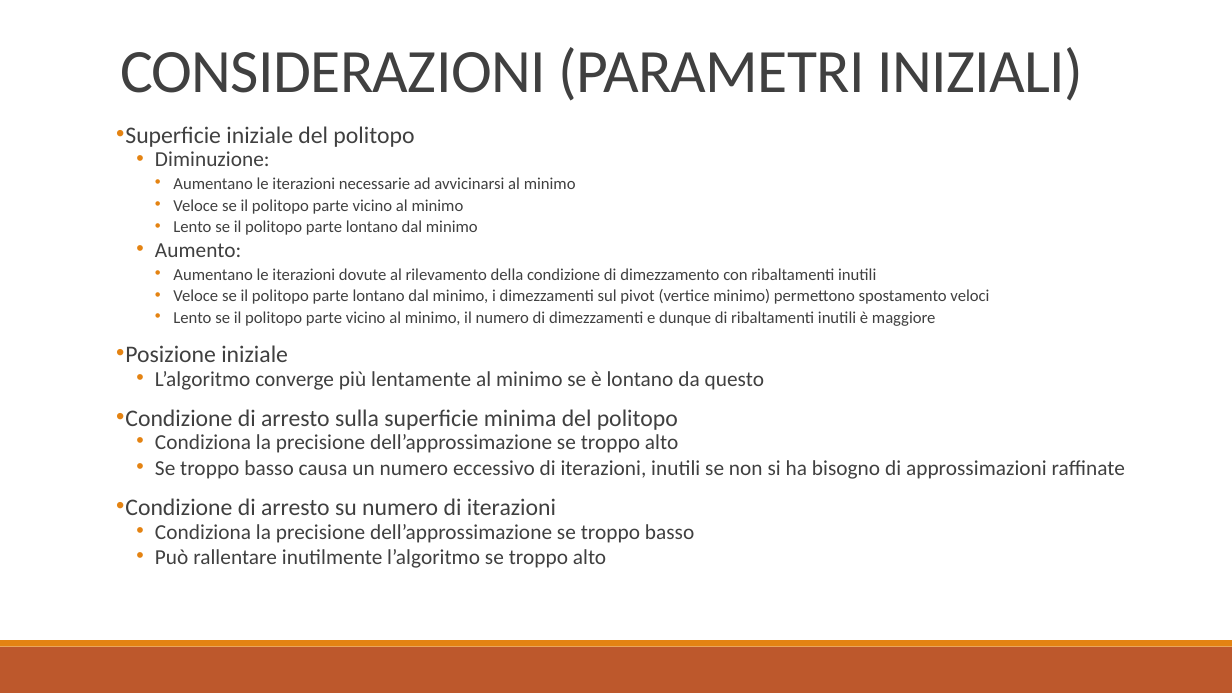
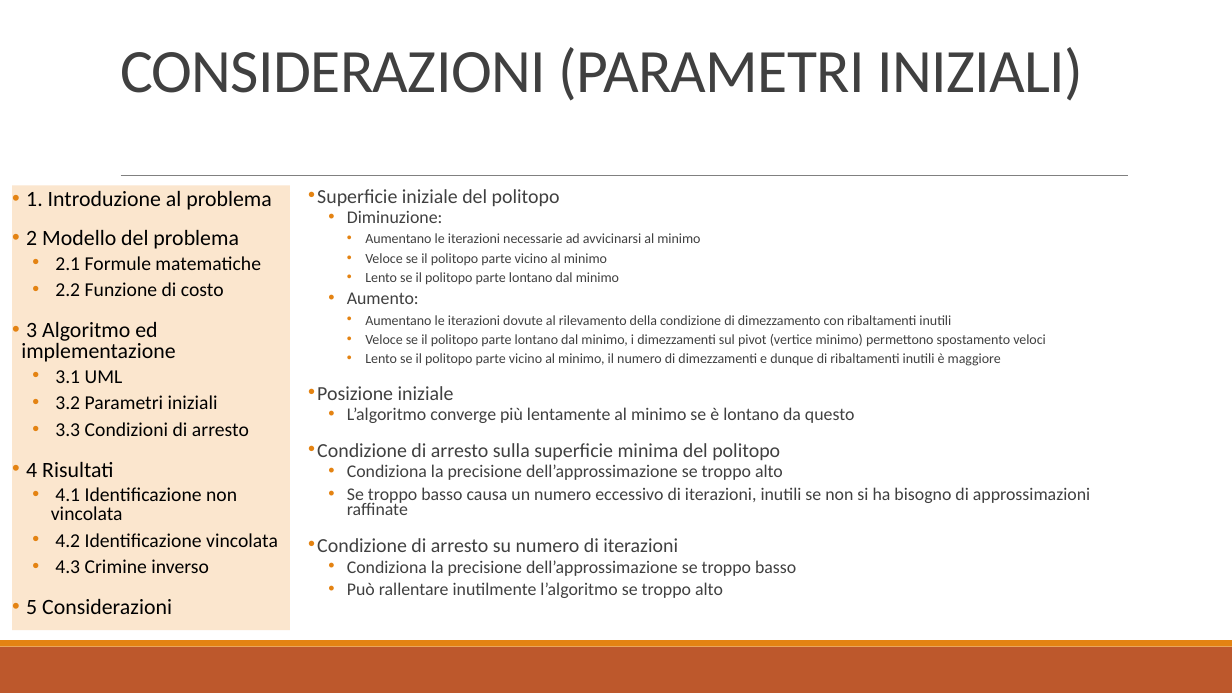
Before and after one commit to baldimario/Simplex, a slide deck: slide 11 of IDENTICAZIONE SISTEMA DI CARICHE PUNTIFORMI DA MISURE DI.pptx. Drawn at 1232x693 pixels with LibreOffice and Linux fonts; fonts in the diff are those of the drawing. Boxes give left, top, right and bottom in pixels: in the first picture for what was removed or moved away, otherwise in the second. Text is boxed around its words. In the diff, an @@ line names an element or a change of style, - is before the commit and + after.

```diff
--- a/IDENTICAZIONE SISTEMA DI CARICHE PUNTIFORMI DA MISURE DI.pptx
+++ b/IDENTICAZIONE SISTEMA DI CARICHE PUNTIFORMI DA MISURE DI.pptx
@@ rectangle removed at box(78, 156, 1169, 212) @@
@@ line added from (121, 176) to (1128, 176), #808080 0.5 pt @@
@@ rectangle added at box(12, 186, 290, 630), fill #FBE6CE, 15.3 pt, text #000000 @@
+• 1. Introduzione al problema
+• 2 Modello del problema
+  • 2.1 Formule matematiche
+  • 2.2 Funzione di costo
+• 3 Algoritmo ed implementazione
+  • 3.1 UML
+  • 3.2 Parametri iniziali
+  • 3.3 Condizioni di arresto
+• 4 Risultati
+  • 4.1 Identificazione non vincolata
+  • 4.2 Identificazione vincolata
+  • 4.3 Crimine inverso
+• 5 Considerazioni
@@ text "Superficie iniziale del politopo": place and size @@
-text "Superficie iniziale del politopo" at box(125, 126, 1125, 568)
+text "Superficie iniziale del politopo" at box(317, 189, 1090, 598)
@@ text "Superficie iniziale del politopo" at box(317, 189, 1090, 598): size 18.5 to 15.5 pt in "Superficie iniziale del politopo", "Posizione iniziale", "Condizione di arresto sulla superficie minima del ...", "Condizione di arresto su numero di iterazioni"; size 16.6 to 13.9 pt in "Diminuzione:", "Aumento:", "L’algoritmo converge più lentamente al minimo se ...", "Condiziona la precisione dell’approssimazione se troppo alto" and 3 more places; size 12.9 to 10.8 pt in "Aumentano le iterazioni necessarie ad avvicinarsi al ...", "Veloce se il politopo parte vicino al ...", "Lento se il politopo parte lontano dal ...", "Aumentano le iterazioni dovute al rilevamento della ..." and 2 more places @@
```
Also in this commit, not shown: 16 other slides changed.
